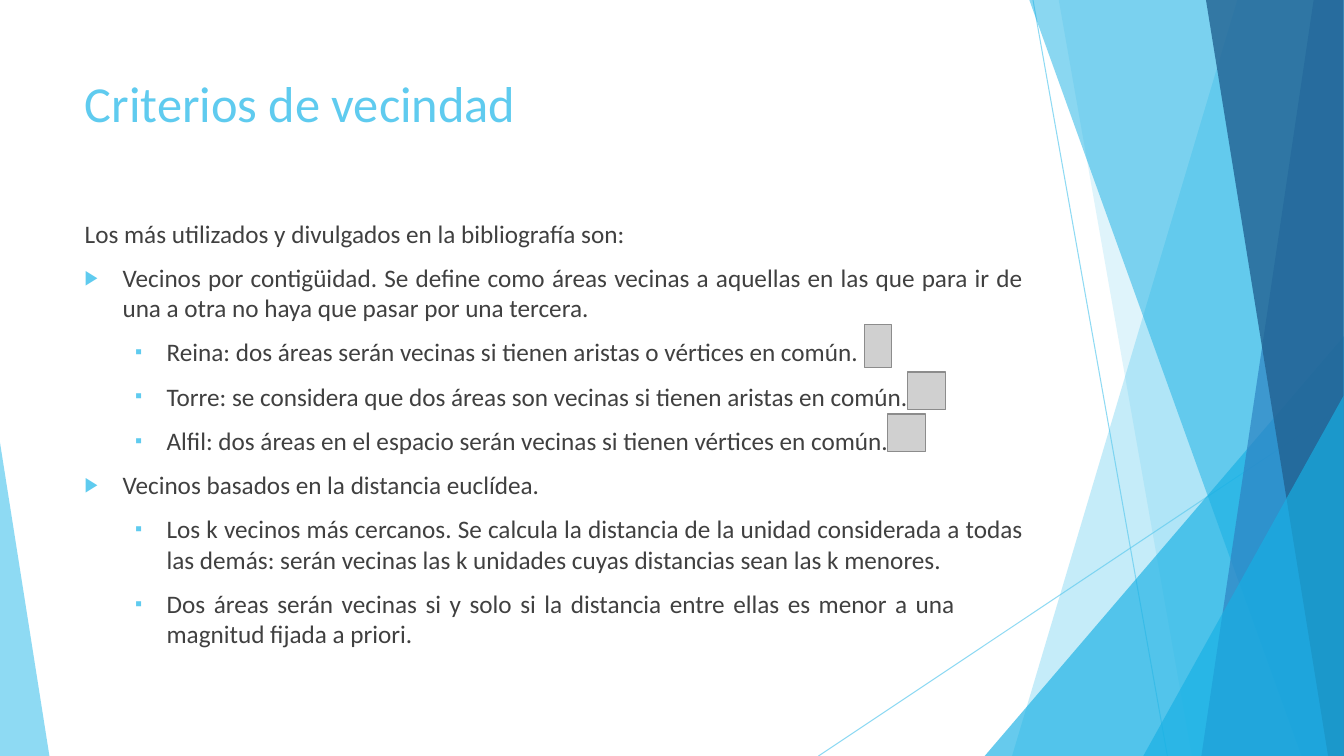
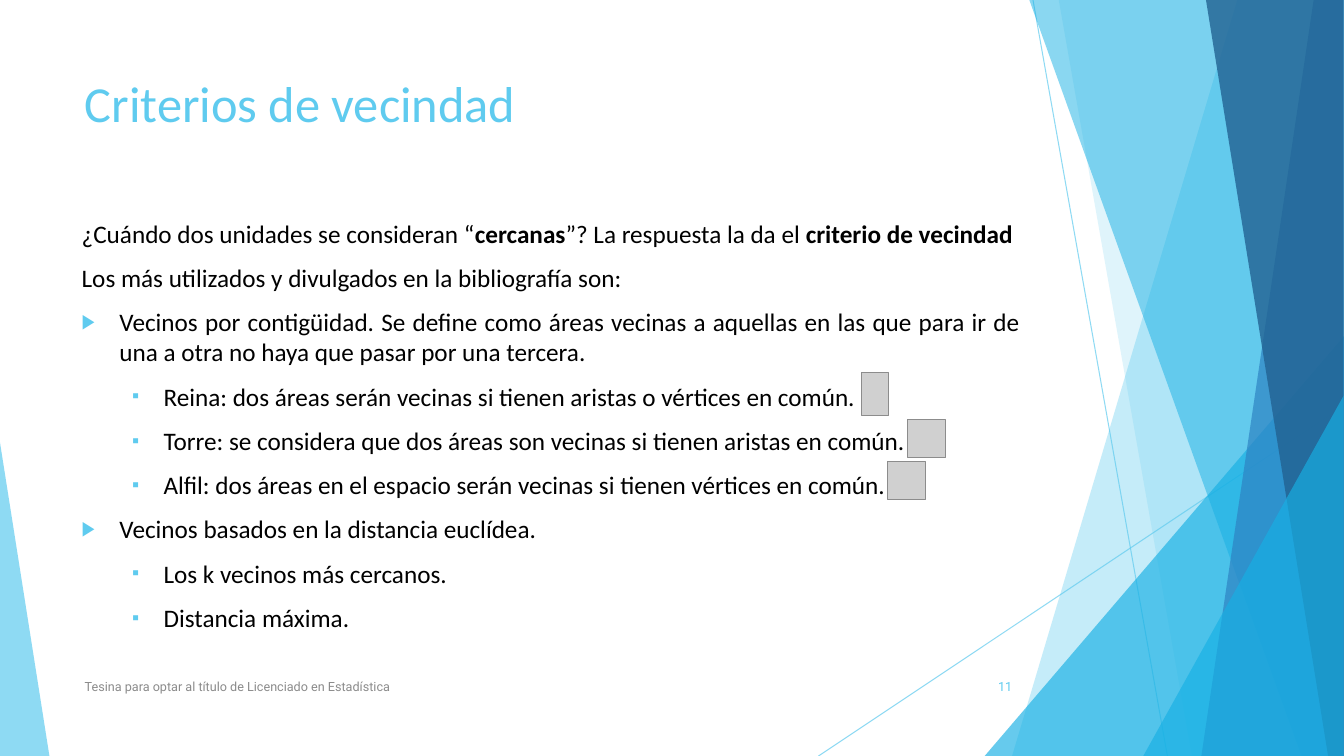
Before and after one commit to Seferra18/Tesina, a slide deck: slide 11 of ppt.pptx (slide 12 before the commit). Drawn at 1344x756 pixels with LibreOffice and Linux fonts; fonts in the diff are those of the drawing; grey boxes stand for pictures. Boxes give left, top, right and bottom in pixels: in the first picture for what was removed or moved away, otherwise in the second. Text is boxed around its words. In the diff, an @@ line names an element or a change of style, - is before the commit and + after.

Commit message:
Para compartir

```diff
--- a/ppt.pptx
+++ b/ppt.pptx
@@ text at (82, 225, 1013, 248): paragraph added @@
+¿Cuándo dos unidades se consideran “cercanas”? La respuesta la da el criterio de vecindad
@@ text at (82, 269, 1019, 539): text colour #404040 to #000000 in "Los más utilizados y divulgados en la ...", "Vecinos por contigüidad. Se define como áreas ...", "Reina: dos áreas serán vecinas si tienen ...", "Torre: se considera que dos áreas son ..." and 2 more places @@
@@ picture: place and size @@
-picture at (865, 325, 892, 368)
+picture at (862, 373, 889, 416)
@@ picture: place and size @@
-picture at (908, 372, 947, 410)
+picture at (908, 420, 947, 459)
@@ picture: place and size @@
-picture at (888, 414, 926, 452)
+picture at (888, 462, 926, 499)
@@ text at (164, 565, 447, 628): text changed; text colour #404040 to #000000 @@
-  ▪ Los k vecinos más cercanos. Se calcula la distancia de la unidad considerada a todas las demás: serán vecinas las k unidades cuyas distancias sean las k menores.
-  ▪ Dos áreas serán vecinas si y solo si la distancia entre ellas es menor a una magnitud fijada a priori.
+  ▪ Los k vecinos más cercanos.
+  ▪ Distancia máxima.
@@ text added at (85, 681, 390, 694), 9 pt, text #8C8C8C @@
+Tesina para optar al título de Licenciado en Estadística
@@ page number added at (998, 682, 1012, 691), 9 pt, text #5FCBEF @@
+11
```
Also in this commit, not shown: 24 other slides changed, 18 slides added, 7 slides removed.
